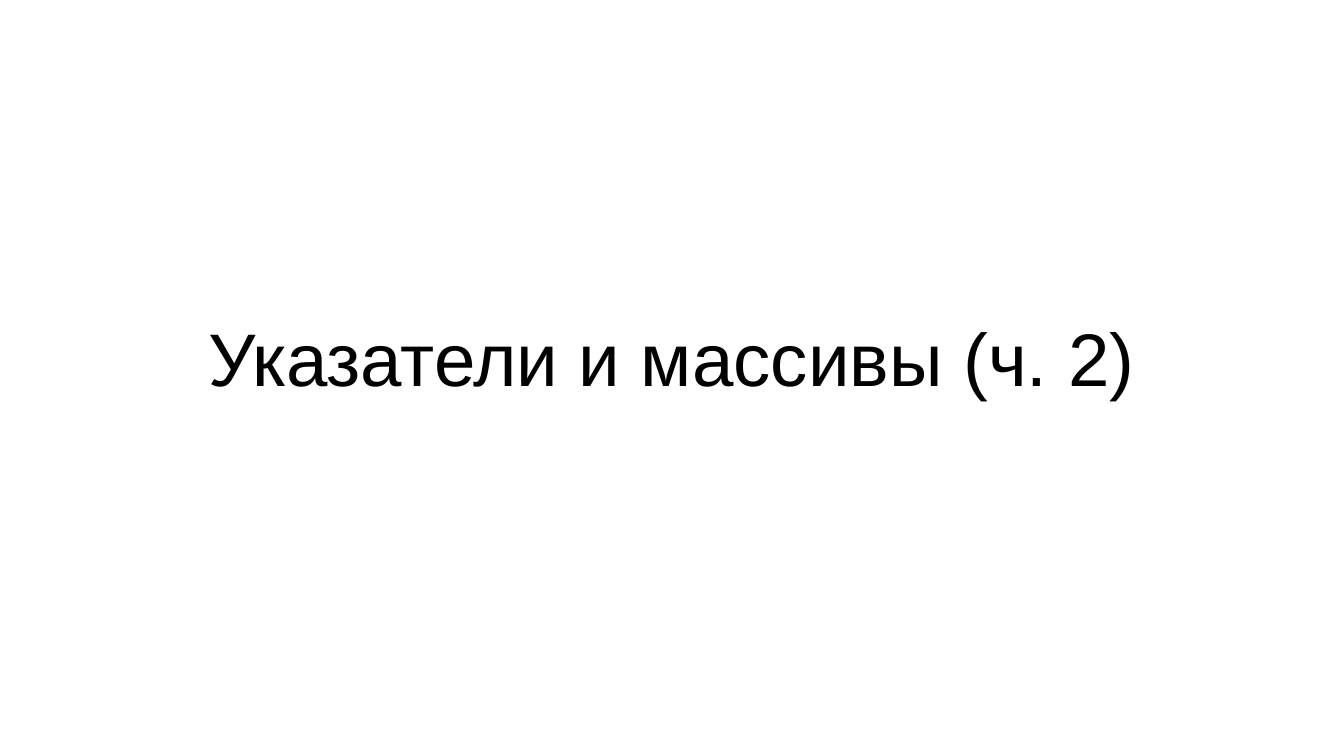
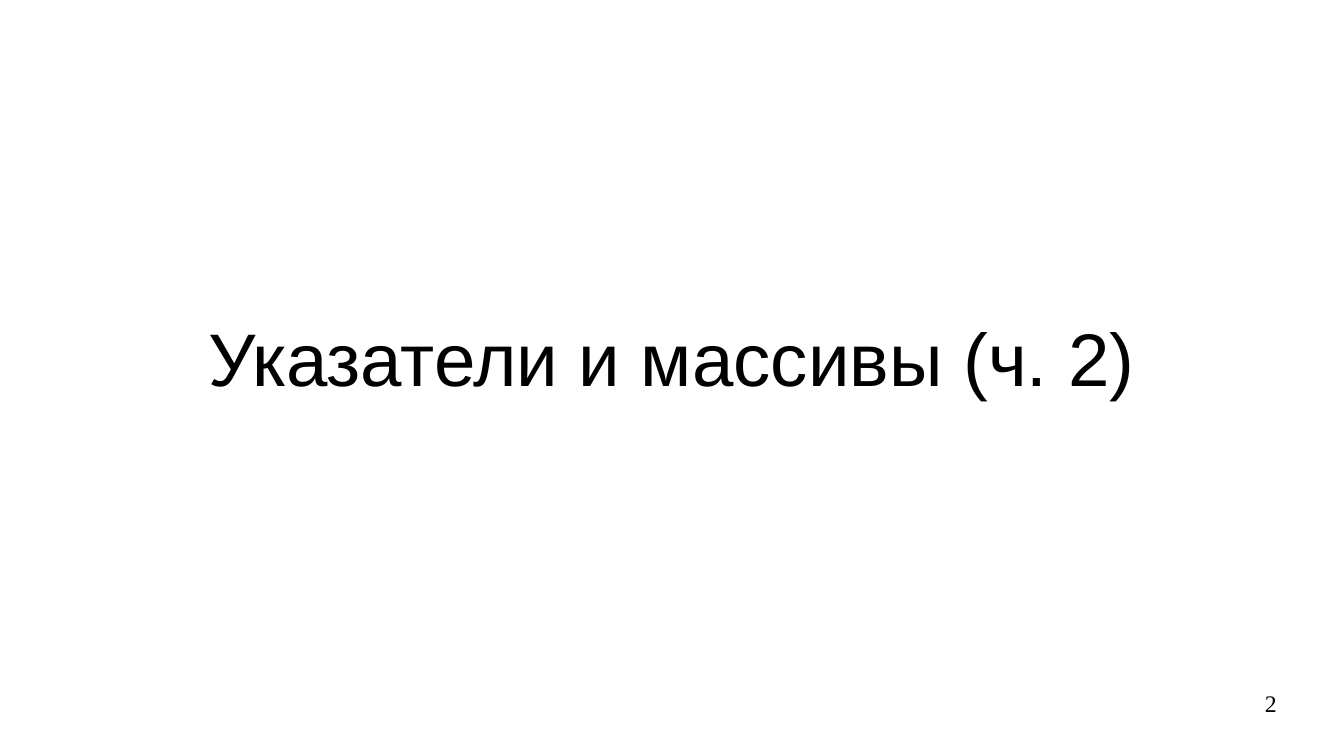
Before and after one commit to steelcraft/stud-lab, a slide deck: slide 2 of Лекции/CBCP01#L6.odp. Drawn at 1344x756 pixels with LibreOffice and Linux fonts; fonts in the diff are those of the drawing. Boxes give left, top, right and bottom in pixels: in the first picture for what was removed or moved away, otherwise in the second. Text is boxed around its words. In the diff, an @@ line names an element or a change of style, - is before the commit and + after.

```diff
--- a/Лекции/CBCP01#L6.odp
+++ b/Лекции/CBCP01#L6.odp
@@ page number added at <box>1265,696,1277,712</box>, 14 pt, text #000000 @@
+2
```
Also in this commit, not shown: 3 other slides changed, 7 slides added, 10 slides removed.
